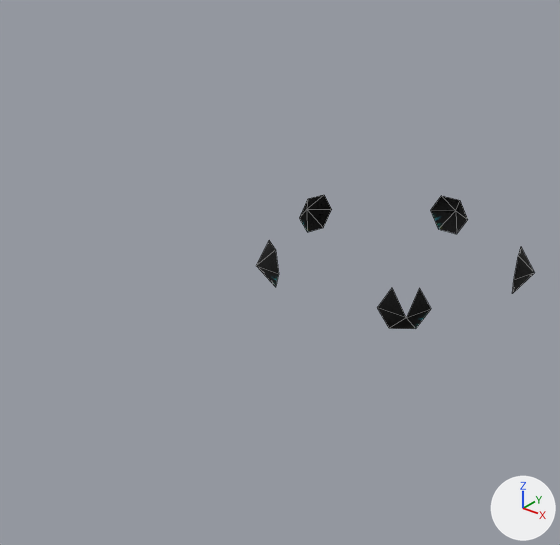
An edit to the OBJ model Assets/Art/Nova1492/GXConverted/Models/UnitParts/ArmWeapons/datan_common__01_RArm_a29b71ff.obj, drawn before and after from the same camera.
One viewpoint serves both versions: a camera (50 mm lens) standing at (1.91, -3.33, 1.71) and looking at (-0.21, -0.68, 0.07). The lights are fixed; the arrows at lower right show +X, +Y and +Z. The picture after the commit comes second. Mesh edges are drawn as thin lines. Where no turn or scale is listed for an object, it has been applied to the vertices.

In view in the first picture: 'datan_common__01_RArm_a29b71ff'.
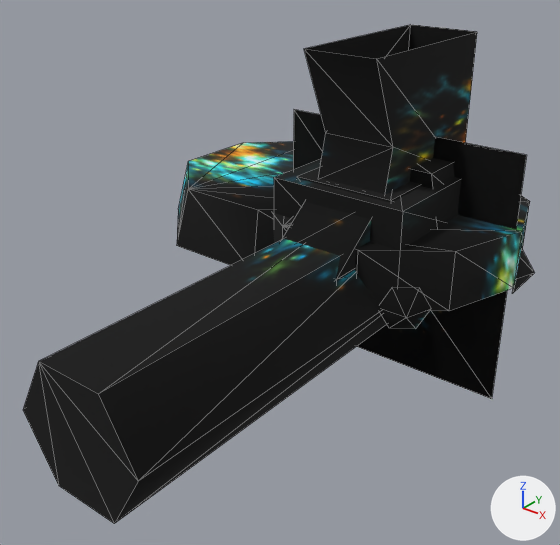
Where the change shows, as pixel boxes [x1, y1, x2, y2] in the pictures (560 x 545 px):
'datan_common__01_RArm_a29b71ff_mesh10', added
    after: [23, 239, 386, 524]
'datan_common__01_RArm_a29b71ff_mesh01', added
    after: [282, 25, 477, 281]
'datan_common__01_RArm_a29b71ff_mesh13', added
    after: [293, 110, 527, 399]
'datan_common__01_RArm_a29b71ff_mesh02', added
    after: [272, 196, 530, 311]
'datan_common__01_RArm_a29b71ff_mesh00', added
    after: [177, 141, 293, 265]
'datan_common__01_RArm_a29b71ff_mesh04', added
    after: [274, 158, 461, 250]
'datan_common__01_RArm_a29b71ff', reshaped
    before: [256, 195, 534, 329]
    after: [380, 248, 534, 329]
'datan_common__01_RArm_a29b71ff_mesh05', added
    after: [297, 151, 458, 228]
part 1 of me_datan_common__01_rarm_a29b71ff, added
    after: [393, 289, 418, 317]

Patch to the scene script:
```diff
--- a/Assets/Art/Nova1492/GXConverted/Models/UnitParts/ArmWeapons/datan_common__01_RArm_a29b71ff.obj.py
+++ b/Assets/Art/Nova1492/GXConverted/Models/UnitParts/ArmWeapons/datan_common__01_RArm_a29b71ff.obj.py
@@ me_datan_common__01_rarm_a29b71ff @@
 # verts and faces of me_datan_common__01_rarm_a29b71ff; kept vertices keep their numbers, new ones are numbered from 35
-me_datan_common__01_rarm_a29b71ff.from_pydata(...)  # 35 vertices, 29 faces; spans x -0.713..0.71, y -0.6..0.741, z -0.1..0.114
+me_datan_common__01_rarm_a29b71ff.from_pydata(...)  # 35 vertices, 30 faces; spans x -0.713..0.71, y -0.6..0.741, z -0.1..0.114
+# me_datan_common__01_rarm_a29b71ff part 1
+faces += [(28, 34, 29)]
 me_datan_common__01_rarm_a29b71ff.materials.append(mat_datan_common__01_rarm_a29b71ff)
@@ ob_datan_common__01_rarm_a29b71ff_mesh13 @@
+ob_datan_common__01_rarm_a29b71ff_mesh13 = bpy.data.objects.new('datan_common__01_RArm_a29b71ff_mesh13', me_datan_common__01_rarm_a29b71ff_mesh13)  # 4 vertices, 2 faces; spans x -0.662..0.662, y 0.0, z -0.662..0.662; in mat_datan_common__01_rarm_a29b71ff (picture img_datan_common__01_rarm_a29b71ff_bmp)
+ob_datan_common__01_rarm_a29b71ff_mesh13.location = (0.0, 0.0, 0.0)
@@ ob_datan_common__01_rarm_a29b71ff_mesh10 @@
+ob_datan_common__01_rarm_a29b71ff_mesh10 = bpy.data.objects.new('datan_common__01_RArm_a29b71ff_mesh10', me_datan_common__01_rarm_a29b71ff_mesh10)  # 12 vertices, 18 faces; spans x -0.31..0.31, y -2.08..0.0, z -0.27..0.27; in mat_datan_common__01_rarm_a29b71ff (picture img_datan_common__01_rarm_a29b71ff_bmp)
+ob_datan_common__01_rarm_a29b71ff_mesh10.location = (0.0, 0.0, 0.0)
@@ ob_datan_common__01_rarm_a29b71ff_mesh05 @@
+ob_datan_common__01_rarm_a29b71ff_mesh05 = bpy.data.objects.new('datan_common__01_RArm_a29b71ff_mesh05', me_datan_common__01_rarm_a29b71ff_mesh05)  # 16 vertices, 20 faces; spans x -0.378..0.378, y -0.49..0.49, z 0.0..0.557; in mat_datan_common__01_rarm_a29b71ff (picture img_datan_common__01_rarm_a29b71ff_bmp)
+ob_datan_common__01_rarm_a29b71ff_mesh05.location = (0.0, 0.0, 0.0)
@@ ob_datan_common__01_rarm_a29b71ff_mesh04 @@
+ob_datan_common__01_rarm_a29b71ff_mesh04 = bpy.data.objects.new('datan_common__01_RArm_a29b71ff_mesh04', me_datan_common__01_rarm_a29b71ff_mesh04)  # 8 vertices, 10 faces; spans x -0.36..0.36, y -0.547..0.547, z 0.0..0.485; in mat_datan_common__01_rarm_a29b71ff (picture img_datan_common__01_rarm_a29b71ff_bmp)
+ob_datan_common__01_rarm_a29b71ff_mesh04.location = (0.0, 0.0, 0.0)
@@ ob_datan_common__01_rarm_a29b71ff_mesh02 @@
+ob_datan_common__01_rarm_a29b71ff_mesh02 = bpy.data.objects.new('datan_common__01_RArm_a29b71ff_mesh02', me_datan_common__01_rarm_a29b71ff_mesh02)  # 20 vertices, 28 faces; spans x -0.693..0.693, y -0.659..0.659, z 0.0..0.298; in mat_datan_common__01_rarm_a29b71ff (picture img_datan_common__01_rarm_a29b71ff_bmp)
+ob_datan_common__01_rarm_a29b71ff_mesh02.location = (0.0, 0.0, 0.0)
@@ ob_datan_common__01_rarm_a29b71ff_mesh01 @@
+ob_datan_common__01_rarm_a29b71ff_mesh01 = bpy.data.objects.new('datan_common__01_RArm_a29b71ff_mesh01', me_datan_common__01_rarm_a29b71ff_mesh01)  # 18 vertices, 28 faces; spans x -0.17..0.201, y -0.802..0.476, z -0.152..1.115; in mat_datan_common__01_rarm_a29b71ff (picture img_datan_common__01_rarm_a29b71ff_bmp)
+ob_datan_common__01_rarm_a29b71ff_mesh01.location = (0.0, 0.0, 0.0)
@@ ob_datan_common__01_rarm_a29b71ff_mesh00 @@
+ob_datan_common__01_rarm_a29b71ff_mesh00 = bpy.data.objects.new('datan_common__01_RArm_a29b71ff_mesh00', me_datan_common__01_rarm_a29b71ff_mesh00)  # 16 vertices, 22 faces; spans x -1.333..0.0, y -0.666..0.666, z 0.0..0.31; in mat_datan_common__01_rarm_a29b71ff (picture img_datan_common__01_rarm_a29b71ff_bmp)
+ob_datan_common__01_rarm_a29b71ff_mesh00.location = (0.0, 0.0, 0.0)
```
